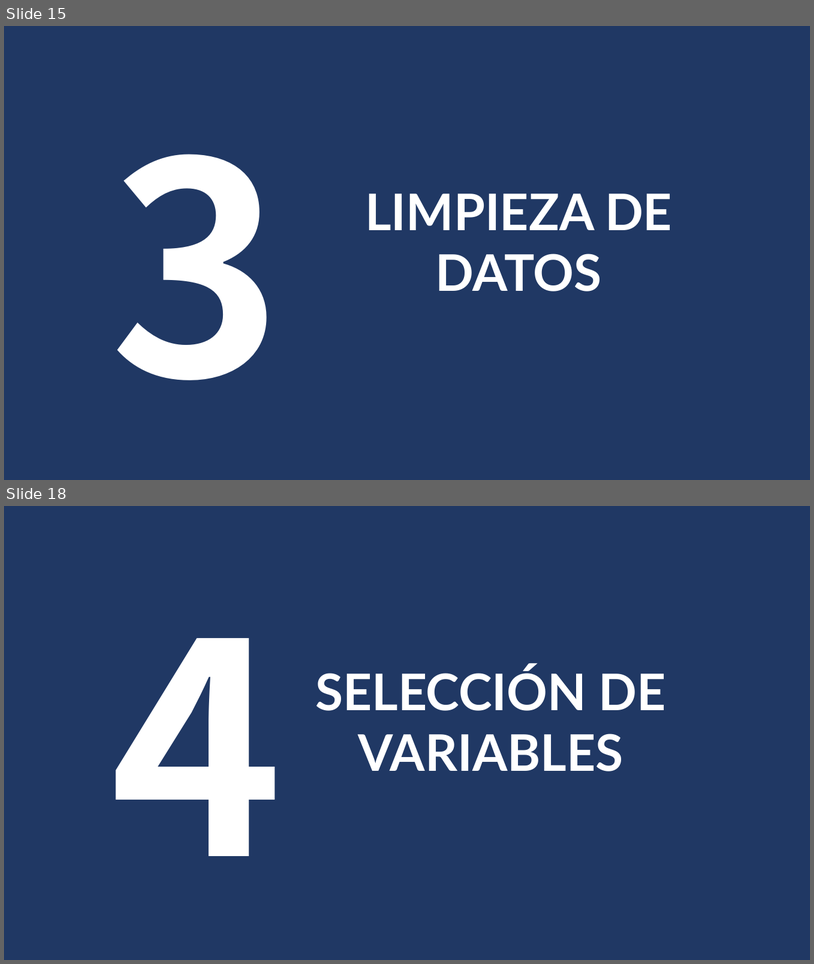
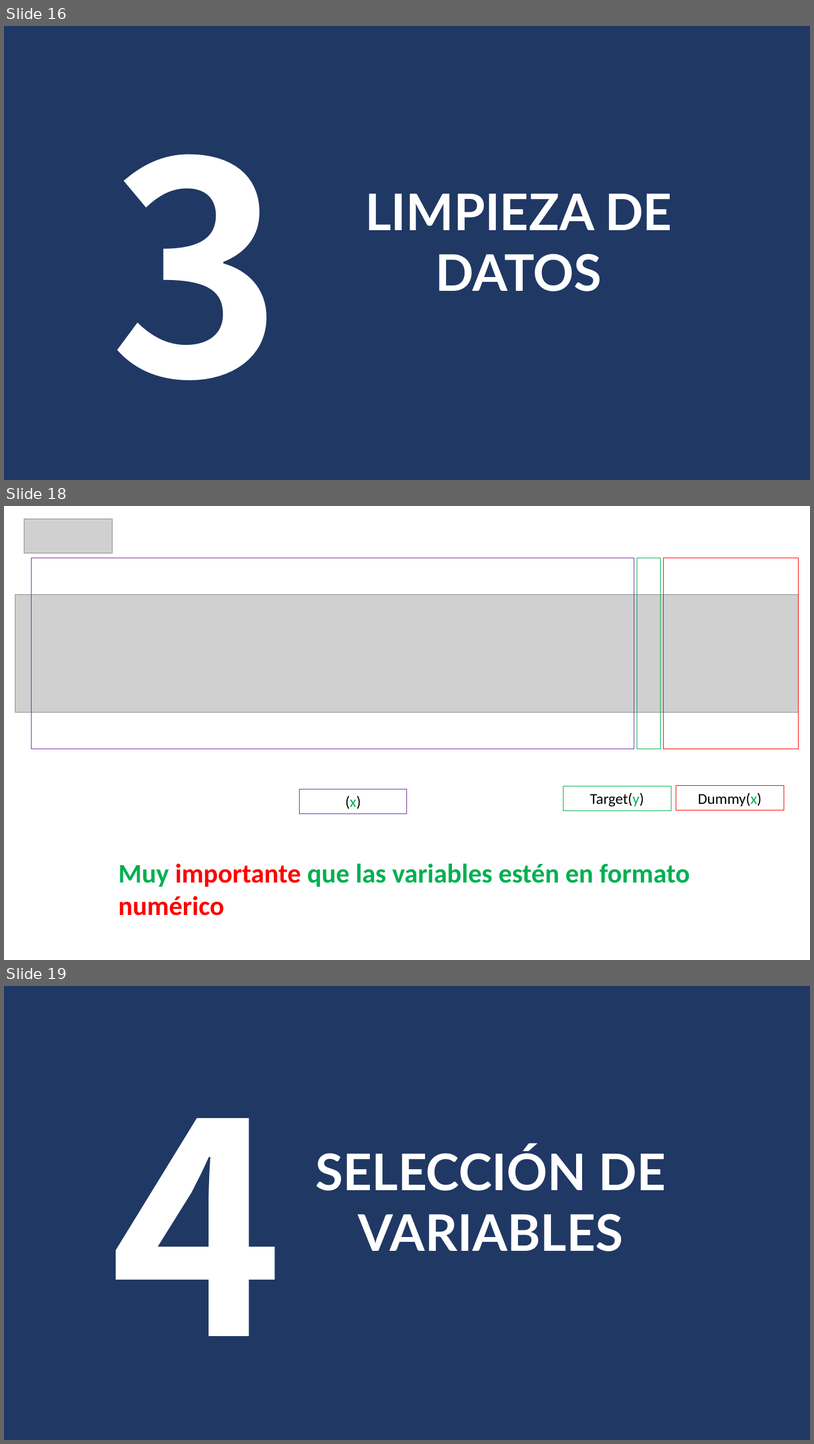
Before and after one commit to luis-gutierre/Proyectos, a slide deck: 1.Enfermedades Cardiovasculares/1.Enfermedades Cardiovasculares.pptx. Shown one above the other, each under a label of ours: slides 15 and 18 before the commit, slides 16, 18 and 19 after it; the slides between them are not shown. The pictures are 814x964 and 814x1444 pixels, drawn with LibreOffice and Linux fonts; fonts in the diff are those of the drawing; grey boxes stand for pictures. Boxes give left, top, right and bottom in pixels: in the first picture for what was removed or moved away, otherwise in the second. Text is boxed around its words. In the diff, an @@ line names an element or a change of style, - is before the commit and + after.

```diff
--- a/1.Enfermedades Cardiovasculares/1.Enfermedades Cardiovasculares.pptx
+++ b/1.Enfermedades Cardiovasculares/1.Enfermedades Cardiovasculares.pptx
@@ slide 18 added at (x1=4, y1=506, x2=810, y2=960), background #FFFFFF @@
@@ picture added at (x1=24, y1=519, x2=112, y2=553) @@
@@ rectangle added at (x1=31, y1=558, x2=635, y2=748), outline #7030A0 0.75 pt @@
@@ rectangle added at (x1=638, y1=558, x2=660, y2=748), outline #00B050 0.75 pt @@
@@ rectangle added at (x1=664, y1=558, x2=800, y2=748), outline #FF0000 0.75 pt @@
@@ picture added at (x1=15, y1=594, x2=800, y2=712) @@
@@ rectangle added at (x1=299, y1=789, x2=407, y2=813), outline #7030A0 0.75 pt, 18 pt, text #000000 @@
+(x)
@@ rectangle added at (x1=564, y1=786, x2=671, y2=810), outline #00B050 0.75 pt, 18 pt, text #000000 @@
+Target(y)
@@ rectangle added at (x1=677, y1=786, x2=785, y2=810), outline #FF0000 0.75 pt, 18 pt, text #000000 @@
+Dummy(x)
@@ text added at (x1=119, y1=863, x2=690, y2=915), 32 pt, text #00B050, bold @@
+Muy importante que las variables estén en formato numérico
@@ what was slide 15 is now slide 16 @@
@@ what was slide 18 is now slide 19 @@
```
Also in this commit, not shown: 13 slides changed, 8 other slides added, 13 slides removed, 1 other file.
